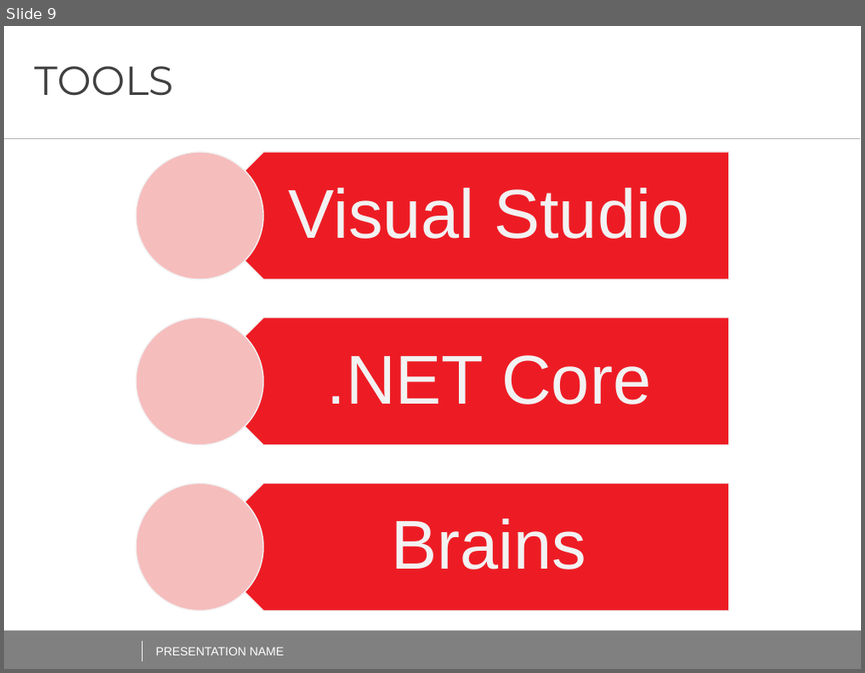
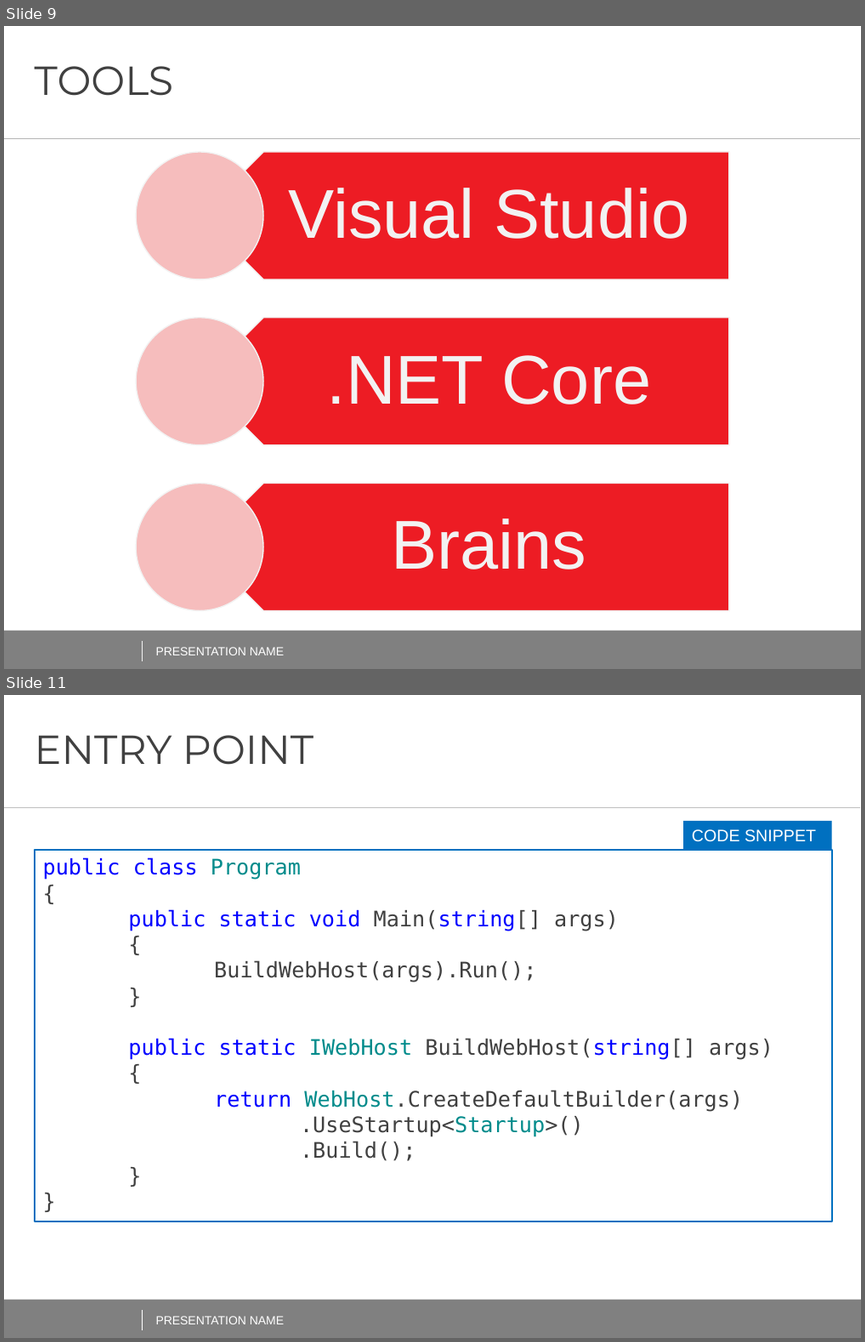
Before and after one commit to AndreiShenets/ASP.NET-Lectures, a slide deck: docs/ASP.NET CORE - iTechArt 2018.pptx. Shown one above the other, each under a label of ours: slide 9 before the commit, slides 9 and 11 after it; the slides between them are not shown. The pictures are 865x673 and 865x1342 pixels, drawn with LibreOffice and Linux fonts; fonts in the diff are those of the drawing; background and template pictures are left out. Boxes give left, top, right and bottom in pixels: in the first picture for what was removed or moved away, otherwise in the second. Text is boxed around its words. In the diff, an @@ line names an element or a change of style, - is before the commit and + after.

```diff
--- a/docs/ASP.NET CORE - iTechArt 2018.pptx
+++ b/docs/ASP.NET CORE - iTechArt 2018.pptx
@@ slide 11 added at [4,695,861,1338], background #FFFFFF; not listed: 2 template elements that a slide beside it also shows @@
@@ title added at [35,735,313,765], 34 pt, text #404040 @@
+ENTRY POINT
@@ line added from (4, 807) to (860, 807), #BFBFBF 0.5 pt @@
@@ rectangle added at [683,821,832,850], fill #0070C0, 14 pt, text #FFFFFF @@
+CODE SNIPPET
@@ rectangle added at [34,849,831,1221], fill #FFFFFF, outline #0070C0 1.5 pt, 18 pt, text #404040 @@
+public class Program
+{
+public static void Main(string[] args)
+{
+BuildWebHost(args).Run();
+}
+public static IWebHost BuildWebHost(string[] args)
+{
+return WebHost.CreateDefaultBuilder(args)
+.UseStartup<Startup>()
+.Build();
+}
+}
@@ line added from (142, 1310) to (142, 1330), #FFFFFF 0.5 pt @@
@@ text added at [156,1315,284,1324], 10 pt, text #FFFFFF @@
+PRESENTATION NAME
```
Also in this commit, not shown: 1 slide changed, 12 other slides added.
